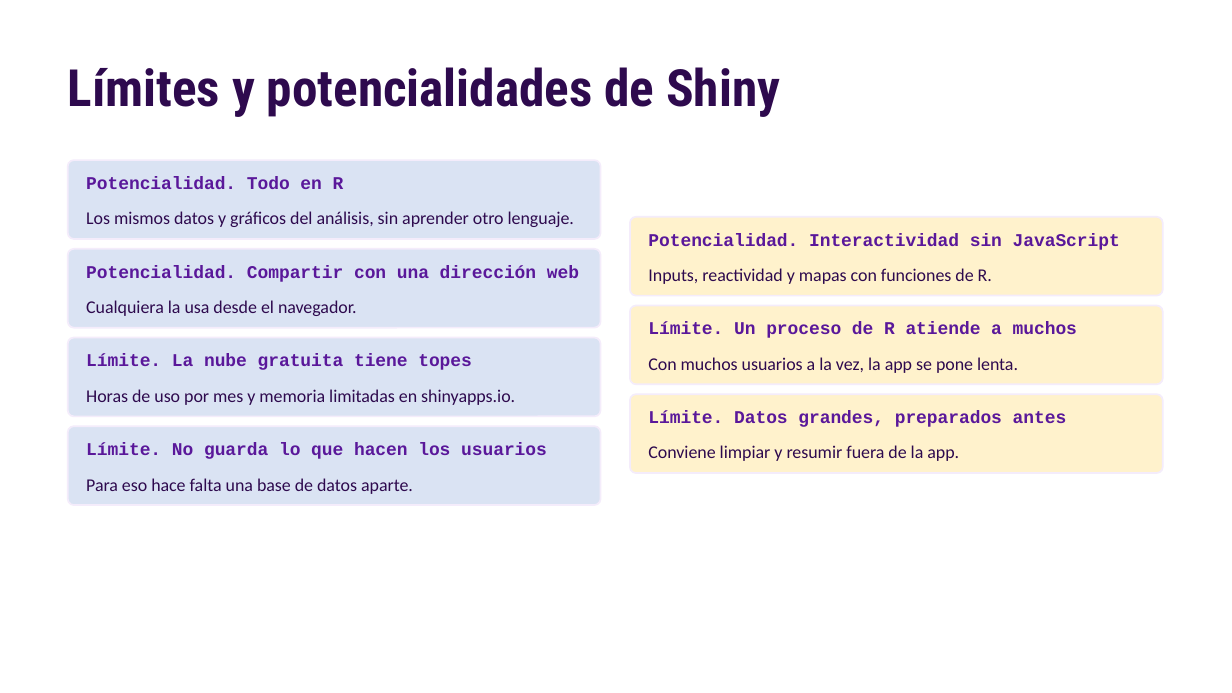
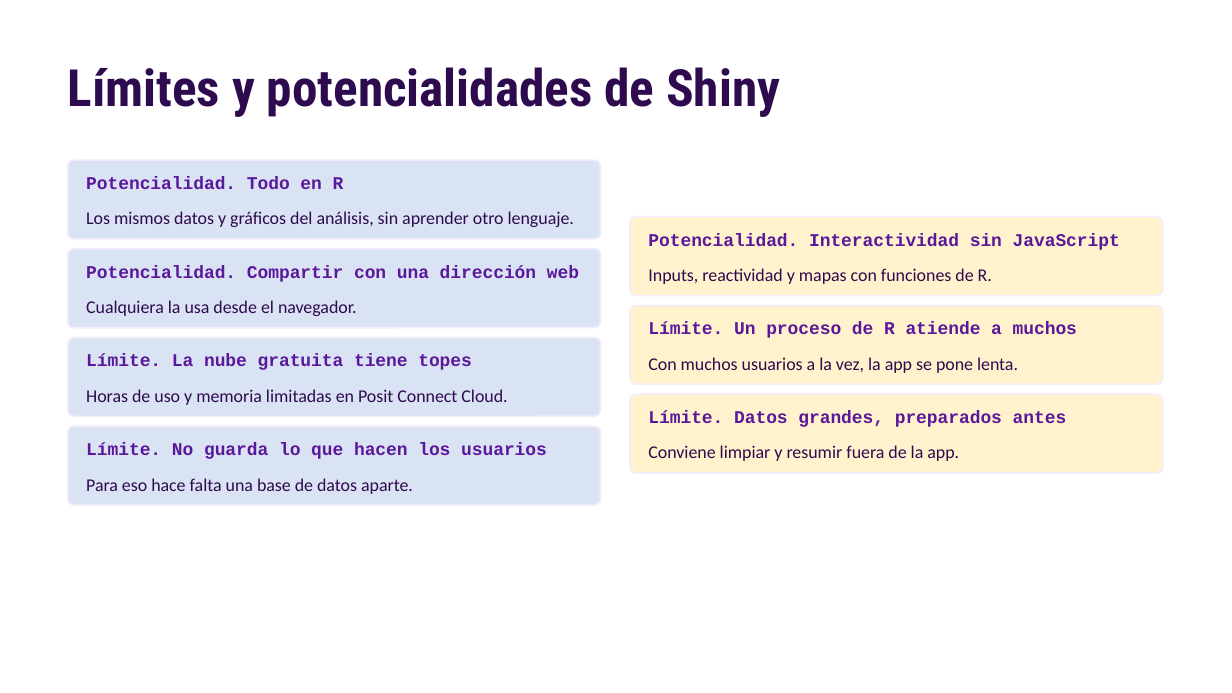
Before and after one commit to nahura99/visualizacion_datos_shiny, a slide deck: slide 9 of revisor_corpus/clase_extra.pptx. Drawn at 1232x693 pixels with LibreOffice and Linux fonts; fonts in the diff are those of the drawing. Boxes give left, top, right and bottom in pixels: in the first picture for what was removed or moved away, otherwise in the second. Text is boxed around its words. In the diff, an @@ line names an element or a change of style, - is before the commit and + after.

Commit message:
Sumar GitHub como desafío opcional y publicar en Posit Connect Cloud
- Clase 1 explica cómo trabajar en un proyecto de RStudio y suma dos láminas
  y una sección de primeros_pasos.R con GitHub como desafío opcional.
- Clase 7 publica en Posit Connect Cloud con rsconnect en lugar de
  shinyapps.io (deploy.R y láminas).
- Clase Extra y README actualizados a Posit Connect Cloud.

```diff
--- a/revisor_corpus/clase_extra.pptx
+++ b/revisor_corpus/clase_extra.pptx
@@ text at (x1=86, y1=389, x2=507, y2=405): text changed @@
-Horas de uso por mes y memoria limitadas en shinyapps.io.
+Horas de uso y memoria limitadas en Posit Connect Cloud.
```
Also in this commit, not shown: 1 other slide changed, 5 other files.
